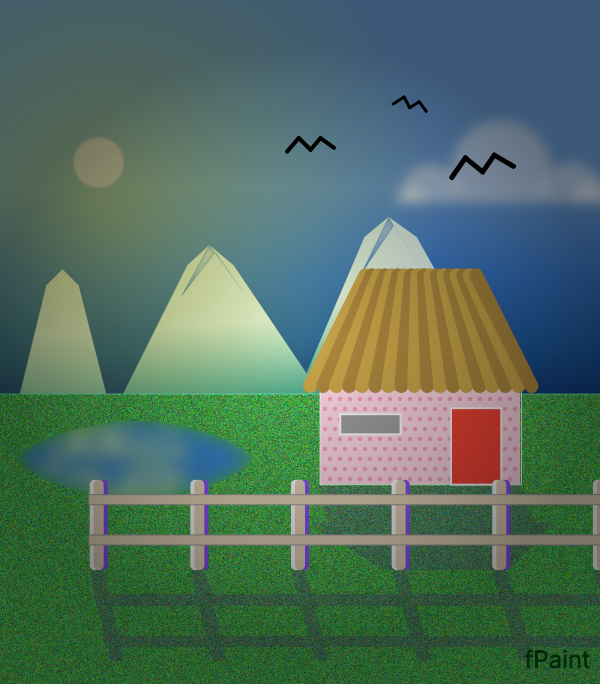
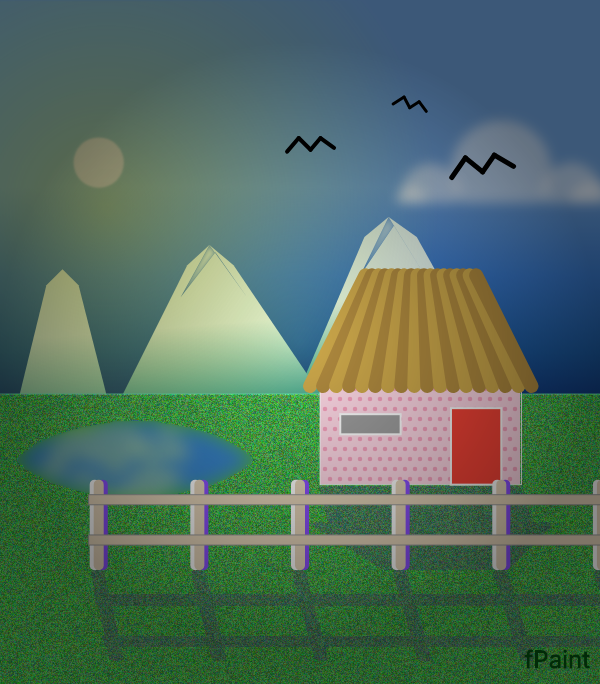
Layers edited between the first and the second 600 x 684 image:
painted on "Land" over [0, 394, 600, 684]
